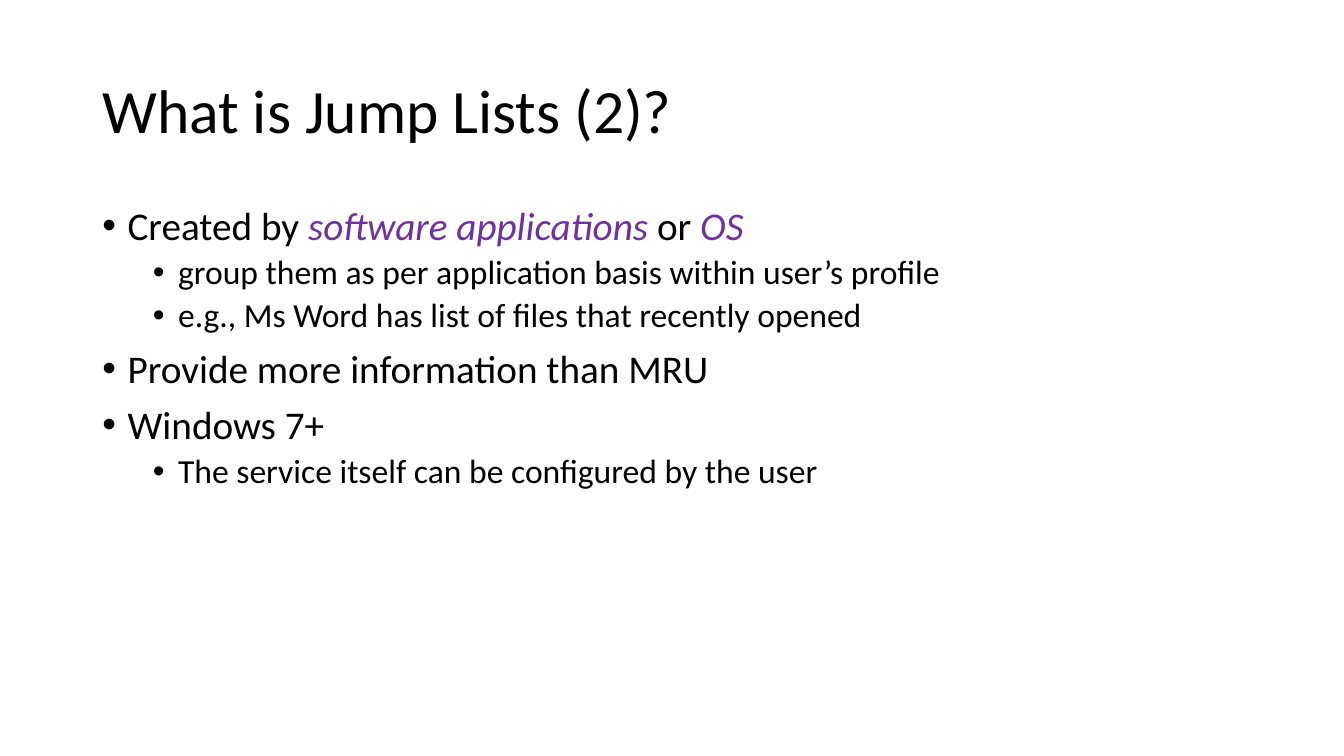
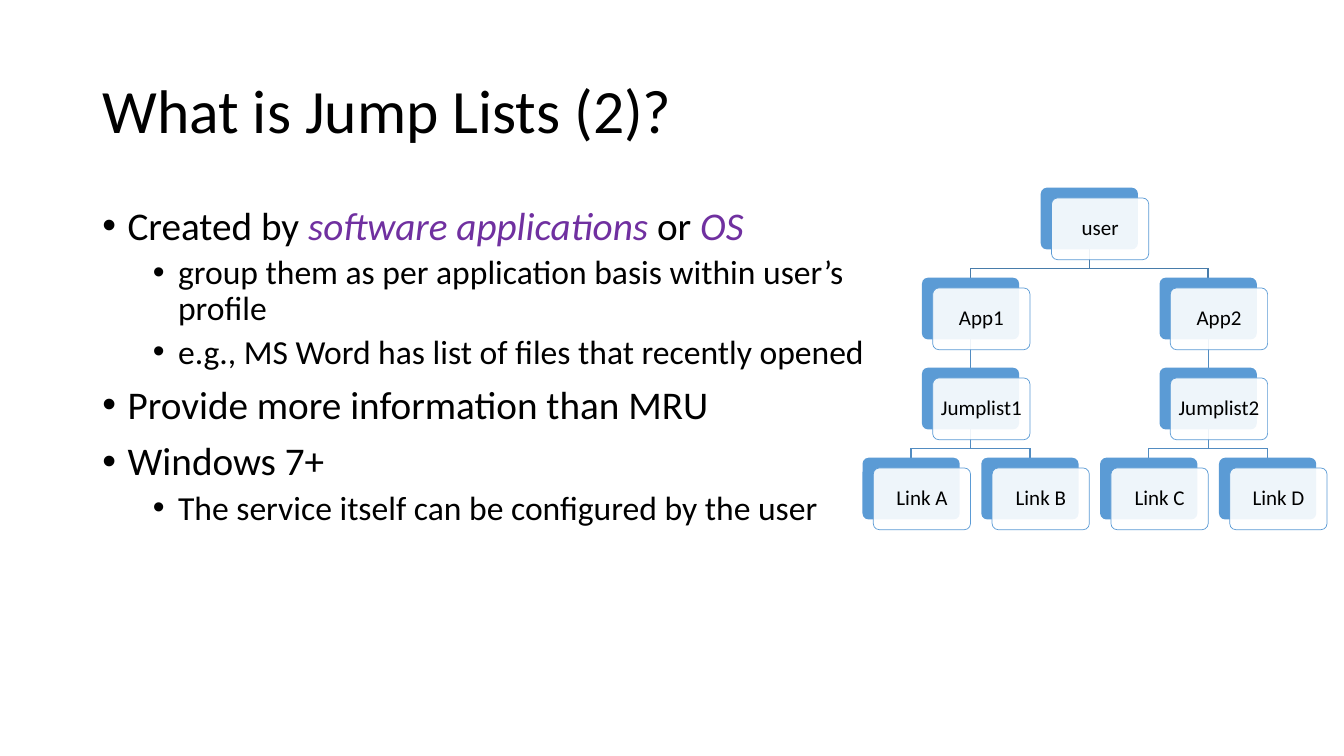
Before and after one commit to frankwxu/digital-forensics-lab, a slide deck: slide 27 of NIST_Data_Leakage_Case/NIST_Data_Leakage_06_Network_Shellbag_Jumplist.pptx (slide 24 before the commit). Drawn at 1344x756 pixels with LibreOffice and Linux fonts; fonts in the diff are those of the drawing; background and template pictures are left out. Boxes give left, top, right and bottom in pixels: in the first picture for what was removed or moved away, otherwise in the second. Text is boxed around its words. In the diff, an @@ line names an element or a change of style, - is before the commit and + after.

```diff
--- a/NIST_Data_Leakage_Case/NIST_Data_Leakage_06_Network_Shellbag_Jumplist.pptx
+++ b/NIST_Data_Leakage_Case/NIST_Data_Leakage_06_Network_Shellbag_Jumplist.pptx
@@ text at [178,340,864,370]: text changed @@
-  • e.g., Ms Word has list of files that recently opened
+  • e.g., MS Word has list of files that recently opened
@@ group added at [863,188,1327,529]: 18 rounded rectangles, 9 texts, 8 freeform shapes @@
+user
+App1
+Jumplist1
+Link A
+Link B
+App2
+Jumplist2
+Link C
+Link D
```
Also in this commit, not shown: 11 other slides changed, 4 slides added, 1 slide removed, 4 other files.
